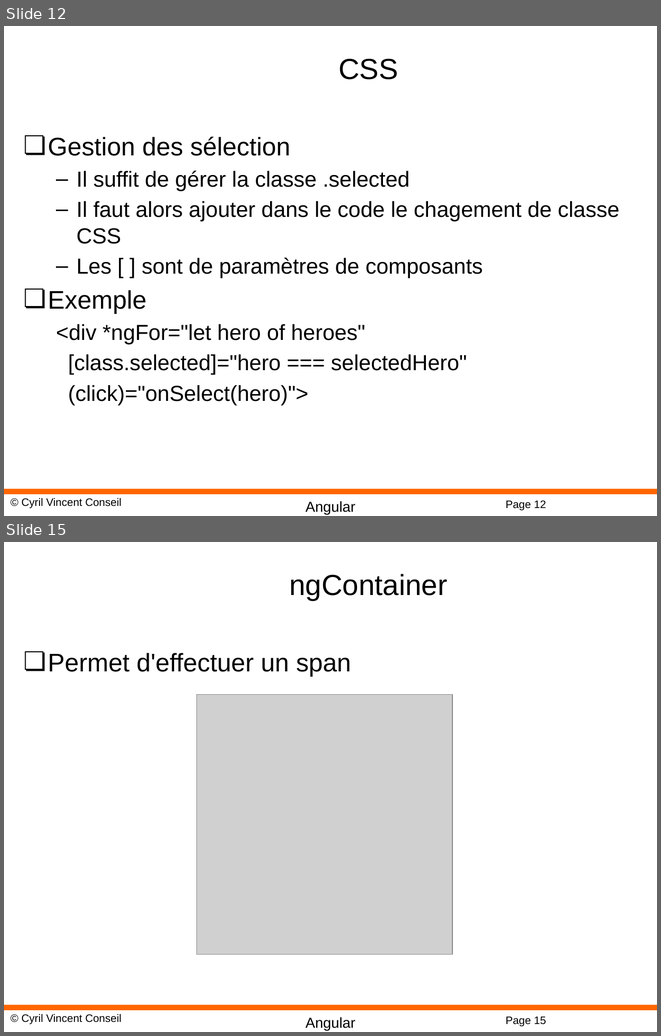
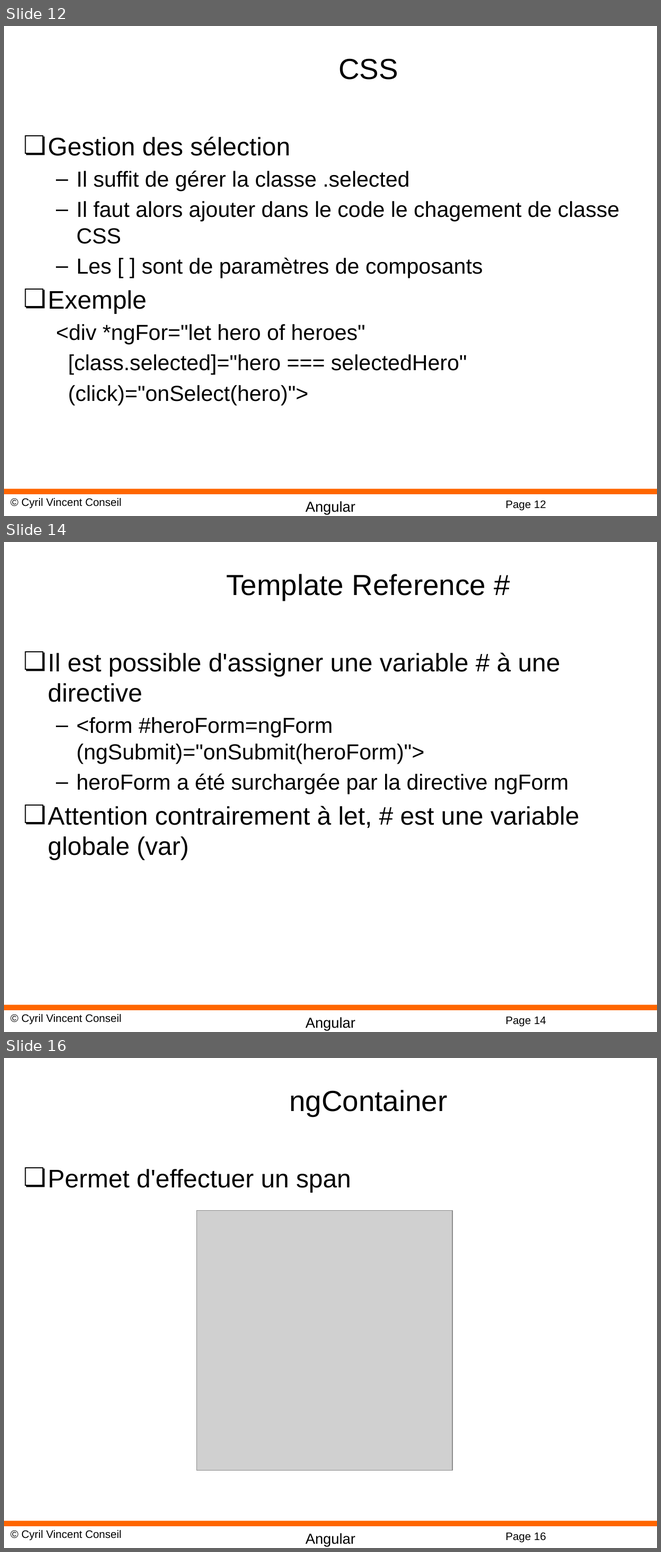
Before and after one commit to cyrilvincent/angular, a slide deck: PPT/Angular09-Directives.pptx. Shown one above the other, each under a label of ours: slides 12 and 15 before the commit, slides 12, 14 and 16 after it; the slides between them are not shown. The pictures are 661x1036 and 661x1552 pixels, drawn with LibreOffice and Linux fonts; fonts in the diff are those of the drawing; grey boxes stand for pictures; background and template pictures are left out. Boxes give left, top, right and bottom in pixels: in the first picture for what was removed or moved away, otherwise in the second. Text is boxed around its words. In the diff, an @@ line names an element or a change of style, - is before the commit and + after.

```diff
--- a/PPT/Angular09-Directives.pptx
+++ b/PPT/Angular09-Directives.pptx
@@ slide 14 added at (x1=4, y1=542, x2=657, y2=1032), background #FFFFFF; not listed: 4 template elements that a slide beside it also shows @@
@@ title added at (x1=226, y1=574, x2=486, y2=600), 32 pt, text #000000 @@
+Template Reference #
@@ text added at (x1=48, y1=652, x2=580, y2=859), 28 pt, text #000000 @@
+❏ Il est possible d'assigner une variable # à une directive
+  – <form #heroForm=ngForm (ngSubmit)="onSubmit(heroForm)">
+  – heroForm a été surchargée par la directive ngForm
+❏ Attention contrairement à let, # est une variable globale (var)
@@ what was slide 15 is now slide 16 @@
@@ page number at (x1=505, y1=1532, x2=546, y2=1542): text changed @@
-Page 15
+Page 16
```
Also in this commit, not shown: 4 slides changed, 51 other files.
